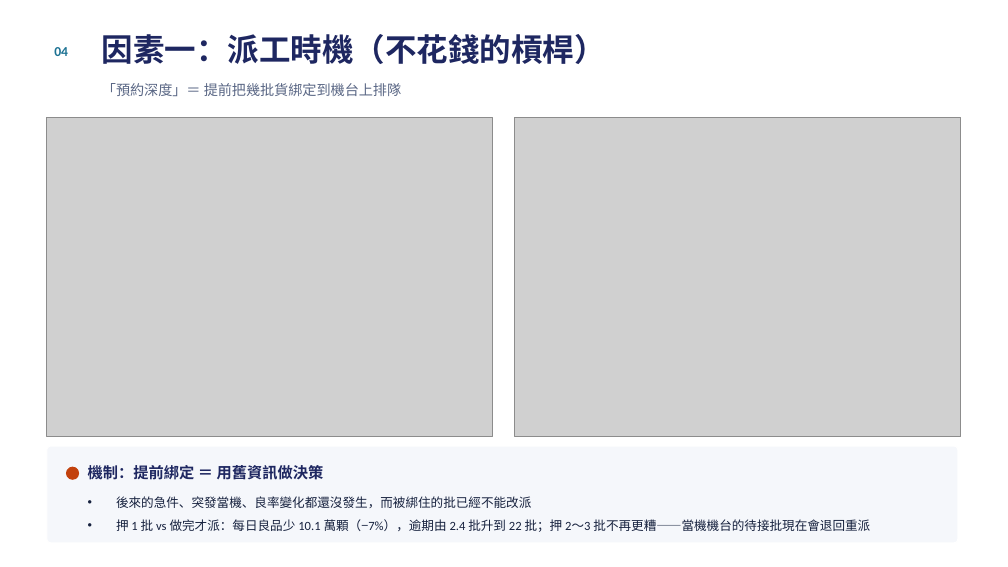
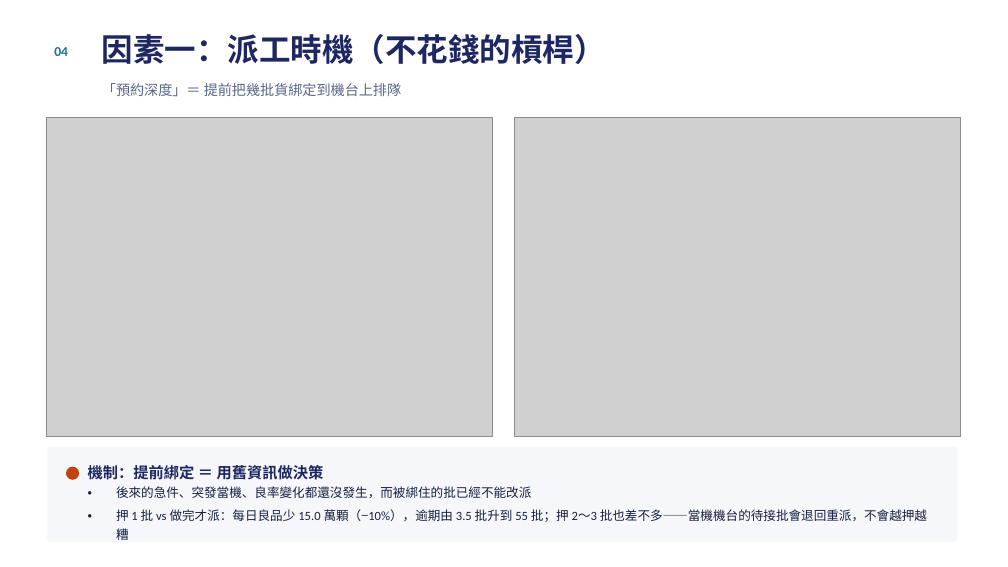
Before and after one commit to cnshow2025/my-factory, a slide deck: slide 5 of docs/測試排程分析報告.pptx. Drawn at 1008x567 pixels with LibreOffice and Linux fonts; fonts in the diff are those of the drawing; grey boxes stand for pictures. Boxes give left, top, right and bottom in pixels: in the first picture for what was removed or moved away, otherwise in the second. Text is boxed around its words. In the diff, an @@ line names an element or a change of style, - is before the commit and + after.

```diff
--- a/docs/測試排程分析報告.pptx
+++ b/docs/測試排程分析報告.pptx
@@ text at (116,509,927,543): text changed @@
-• 押 1 批 vs 做完才派：每日良品少 10.1 萬顆（−7%），逾期由 2.4 批升到 22 批；押 2～3 批不再更糟——當機機台的待接批現在會退回重派
+• 押 1 批 vs 做完才派：每日良品少 15.0 萬顆（−10%），逾期由 3.5 批升到 55 批；押 2～3 批也差不多——當機機台的待接批會退回重派，不會越押越糟
```
Also in this commit, not shown: 10 other slides changed, 17 other files.
